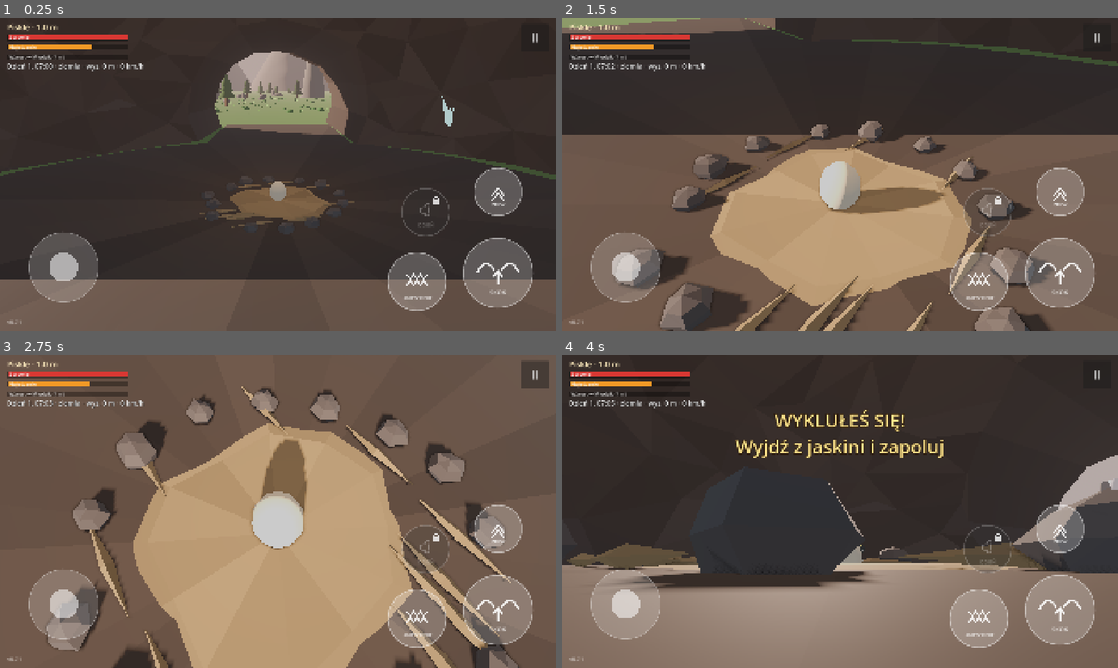
Above: before the commit, frames 1-4 (two rows, left to right).
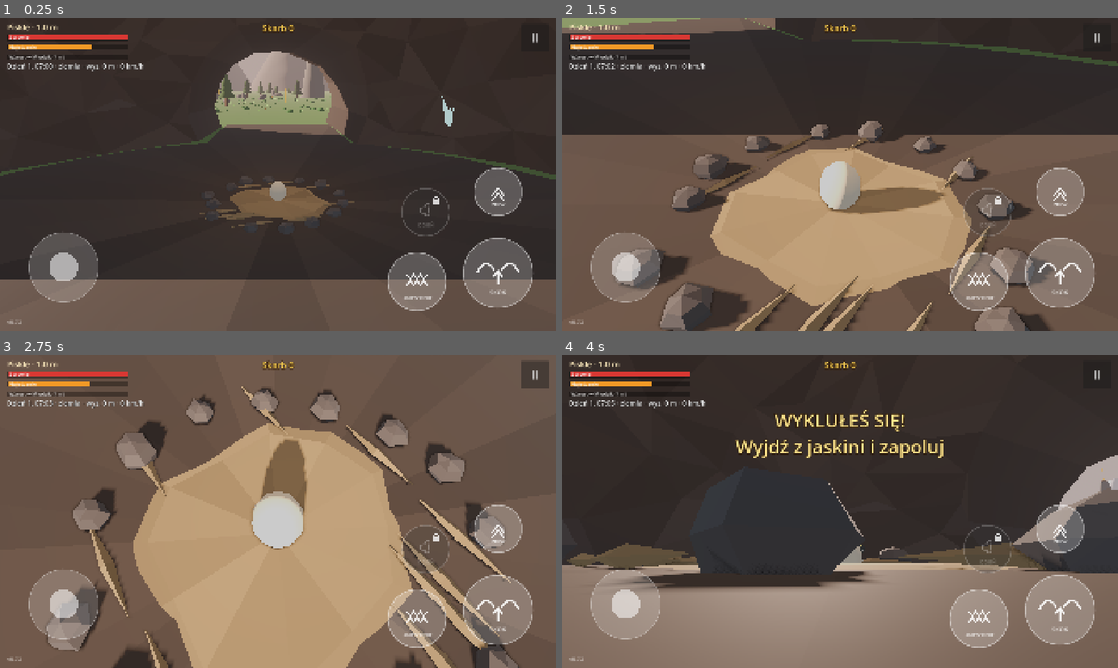
Above: after the commit, the same moments.

Repository: slota145/3d-dragon-game
Game: Godot game, scene res://scenes/boot.tscn
The game is run twice, just before and just after one commit, with the same random seed, the same clock (stepped at 60 frames per second) and the same inputs.
Inputs (mouse positions are in pixels of both pictures, inside the frame that each line leads up to):
- Up to frame 1 (0.25 s): no input
- Up to frame 2 (1.5 s): move the mouse to (962, 158) at 0.52 s; hold D (move_right) 0.53-1.25 s; tap F (bite) at 0.6 s; click (962, 158) at 0.67 s; tap Space (flap) at 0.77, 1.07 s; drag from (728, 190) to (812, 237) at 1.27 s
- Up to frame 3 (2.75 s): move the mouse to (333, 442) at 2.02 s; hold D (move_right) from 2.03 s (still down); tap E (cam_right) at 2.1 s
- Up to frame 4 (4 s): release D (move_right) at 2.75 s; drag from (812, 574) to (673, 464) at 2.77 s; move the mouse to (1006, 558) at 3.52 s; hold A (move_left) from 3.53 s (still down); tap R (fire) at 3.6 s; tap Space (flap) at 3.77 s

The runs differ from the first frame. In frame 1, less than 0.1% of the frame differs, in the area x 3-53%, y 2-98%; in frame 2, less than 0.1%; in frame 3, 0.1%, in the area x 3-53%, y 1-98%; in frame 4, less than 0.1%.

Commit message:
Złoto: znaleziska, skrytki na słupach, stos skarbu w legowisku (0.7.2); handoff
Co-Authored-By: Claude Opus 5.5 <noreply@anthropic.com>
Claude-Session: https://claude.ai/code/session_01Ves32BxAhBVxU1wfrWL8eZ

Diff:
--- a/project.godot
+++ b/project.godot
@@ -12,7 +12,7 @@
 
 config/name="3D Dragon Game"
 config/description="Gra o smoku w Godot 4 — prototyp."
-config/version="0.7.1"
+config/version="0.7.2"
 ; Numer zgodności „bazy” (APK/EXE). Podbij, gdy zmieniasz coś, czego łatka .pck nie przeniesie
 ; (input map, ustawienia projektu, eksportu, wersja silnika) — gracze dostaną wtedy pełną aktualizację.
 config/base_api=5
--- a/scripts/game/dragon_stats.gd
+++ b/scripts/game/dragon_stats.gd
@@ -44,6 +44,8 @@
 var stage: int = Stage.HATCHLING
 ## Siła lotu 0..100: machanie, zawis, zryw i start ją zużywają; odnawia się na ziemi.
 var stamina: float = 100.0
+## Złoto niesione przy sobie (odkłada się na stos w legowisku; po śmierci część przepada).
+var gold: int = 0
 var _regen_wait: float = 0.0
 ## Wzrost czekający na „strawienie” (m).
 var pending_growth: float = 0.0
@@ -145,6 +147,7 @@
 	health = float(data.get("health", 100.0))
 	hunger = float(data.get("hunger", 70.0))
 	stamina = float(data.get("stamina", 100.0))
+	gold = int(data.get("gold", 0))
 	size = clampf(float(data.get("size", start_size)), 0.5, max_size)
 	stage = stage_for(size)
 	size_changed.emit(size)
@@ -152,7 +155,7 @@
 
 func to_save() -> Dictionary:
 	return {"size": size, "pending_growth": pending_growth, "health": health, "hunger": hunger,
-		"stamina": stamina}
+		"stamina": stamina, "gold": gold}
 
 
 ## Natychmiastowa zmiana rozmiaru (narzędzia dewelopera): bez trawienia zaległego wzrostu.
--- /dev/null
+++ b/scripts/game/gold_finds.gd
@@ -0,0 +1,131 @@
+class_name GoldFinds
+extends Node3D
+## Złoto w świecie (przed pojawieniem się ludzi):
+## - błyszczące znaleziska na łące (monety, kielichy, korony) — co dzień nowe (ziarno = dzień),
+## - ukryte skrytki: skrzynie na szczytach skalnych słupów — jednorazowe, osiągalne tylko lotem.
+## Każde znalezisko ma świetlny słup (widać je z daleka na telefonie). Zbiera się je dotykiem.
+
+signal picked(value: int, item_name: String, where: Vector3)
+
+const ITEMS := {  # rodzaj: [siatka, nazwa, wartość min, wartość maks., skala]
+	"coins": ["Coin", "Monety", 4, 10, 1.6],
+	"goblet": ["Goblet", "Kielich", 15, 25, 1.4],
+	"crown": ["Crown", "Korona", 30, 45, 1.4],
+	"chest": ["Chest", "Skrzynia skarbów", 90, 160, 1.3],
+}
+
+@export var finds_per_day: int = 26
+@export var area: float = 150.0
+
+var dragon: DragonController
+## Znaleziska zebrane dzisiaj (id) i skrytki zebrane na zawsze (id) — zapisywane w save.
+var taken_today: Array = []
+var caches_taken: Array = []
+var _day: int = -1
+var _check_t: float = 0.0
+
+
+## Rozłóż znaleziska dnia `day` i skrytki na szczytach `cache_spots` (pomija już zebrane).
+func setup(day: int, cache_spots: Array[Vector3]) -> void:
+	for c in get_children():
+		c.queue_free()
+	if day != _day and _day != -1:
+		taken_today.clear()
+	_day = day
+	var rng := RandomNumberGenerator.new()
+	rng.seed = 7919 * day + 13
+	for i in finds_per_day:
+		var id := "d%d_%d" % [day, i]
+		var roll := rng.randf()
+		var kind := "coins" if roll < 0.65 else ("goblet" if roll < 0.9 else "crown")
+		var pos := Vector3(rng.randf_range(-area, area), 0.0, rng.randf_range(-area, area))
+		var value := rng.randi_range(ITEMS[kind][2], ITEMS[kind][3])
+		if Vector2(pos.x - Lair.POSITION.x, pos.z - Lair.POSITION.z).length() < Lair.RADIUS + 3.0:
+			continue
+		if not id in taken_today:
+			_spawn(id, kind, pos, value, rng.randf() * TAU)
+	for i in cache_spots.size():
+		var id := "cache_%d" % i
+		if not id in caches_taken:
+			_spawn(id, "chest", cache_spots[i], 90 + (i * 37) % 71, float(i))
+
+
+func _spawn(id: String, kind: String, pos: Vector3, value: int, yaw: float) -> void:
+	var item: Array = ITEMS[kind]
+	var root := Node3D.new()
+	root.name = id
+	root.position = pos
+	root.set_meta("value", value)
+	root.set_meta("label", item[1])
+	root.set_meta("cache", kind == "chest")
+	add_child(root)
+	var mi := MeshInstance3D.new()
+	mi.name = "Item"
+	mi.mesh = Treasure.mesh(item[0])
+	mi.scale = Vector3.ONE * float(item[4])
+	mi.rotation.y = yaw
+	if kind == "coins":  # kupka monet
+		for k in 5:
+			var c := MeshInstance3D.new()
+			c.mesh = mi.mesh
+			c.position = Vector3(cos(k * 1.3) * 0.18, 0.035 * k, sin(k * 1.3) * 0.18)
+			c.rotation = Vector3(0.2 * sin(k), k, 0.2 * cos(k))
+			mi.add_child(c)
+	root.add_child(mi)
+	# świetlny słup — złoto widać z daleka
+	var beam := MeshInstance3D.new()
+	var cyl := CylinderMesh.new()
+	cyl.top_radius = 0.03
+	cyl.bottom_radius = 0.16
+	cyl.height = 9.0 if kind == "chest" else 5.0
+	cyl.radial_segments = 6
+	cyl.rings = 1
+	var mat := StandardMaterial3D.new()
+	mat.shading_mode = BaseMaterial3D.SHADING_MODE_UNSHADED
+	mat.transparency = BaseMaterial3D.TRANSPARENCY_ALPHA
+	mat.albedo_color = Color(1.0, 0.72, 0.1, 0.55)  # zwykłe mieszanie — w dzień nie blednie do bieli
+	mat.cull_mode = BaseMaterial3D.CULL_DISABLED
+	cyl.material = mat
+	beam.mesh = cyl
+	beam.position.y = cyl.height / 2.0
+	beam.cast_shadow = GeometryInstance3D.SHADOW_CASTING_SETTING_OFF
+	root.add_child(beam)
+
+
+func _process(delta: float) -> void:
+	var t := Time.get_ticks_msec() / 1000.0
+	for f: Node3D in get_children():
+		var item := f.get_node_or_null("Item") as Node3D
+		if item:
+			item.rotation.y += delta * 0.8  # powolny obrót = błysk na ściankach
+			item.position.y = 0.15 + 0.1 * sin(t * 2.0 + f.position.x)
+	_check_t -= delta
+	if _check_t > 0.0 or not dragon:
+		return
+	_check_t = 0.1
+	var reach := 1.2 + dragon.stats.size * 0.3
+	var dp := dragon.global_position
+	for f: Node3D in get_children():
+		if f.is_queued_for_deletion():
+			continue
+		var d := f.global_position - dp
+		if Vector2(d.x, d.z).length() < reach + 0.5 and absf(d.y) < 2.0 + dragon.stats.size * 0.5:
+			_collect(f)
+
+
+func _collect(f: Node3D) -> void:
+	if f.get_meta("cache", false):
+		caches_taken.append(String(f.name))
+	else:
+		taken_today.append(String(f.name))
+	picked.emit(int(f.get_meta("value", 0)), String(f.get_meta("label", "")), f.global_position)
+	f.queue_free()
+
+
+## Do testów i narzędzi: lista pozostałych znalezisk.
+func remaining() -> Array[Node3D]:
+	var out: Array[Node3D] = []
+	for f: Node3D in get_children():
+		if not f.is_queued_for_deletion():
+			out.append(f)
+	return out
--- a/scripts/game/lair.gd
+++ b/scripts/game/lair.gd
@@ -14,6 +14,8 @@
 
 signal hatched
 
+## Stos skarbu przy tylnej ścianie komory.
+var pile: TreasurePile
 var _egg: MeshInstance3D
 var _shells: Node3D
 
@@ -24,6 +26,10 @@
 	var rock := model.find_child("Lair_Rock", true, false) as MeshInstance3D
 	if rock:
 		rock.create_trimesh_collision()
+	pile = TreasurePile.new()
+	pile.name = "TreasurePile"
+	pile.position = Vector3(0, 0, -9.5)
+	add_child(pile)
 	var light := OmniLight3D.new()  # ciepłe światło w komorze (gniazdo)
 	light.position = Vector3(0, 6, 0)
 	light.light_color = Color(1.0, 0.78, 0.5)
--- /dev/null
+++ b/scripts/game/treasure.gd
@@ -0,0 +1,42 @@
+class_name Treasure
+extends RefCounted
+## Siatki skarbów z assets/models/treasure.glb (generator: tools/blender/gen_treasure.py)
+## i wspólny „złoty” materiał (lekka emisja — złoto błyszczy także w ciemnej jaskini).
+
+const MODEL := "res://assets/models/treasure.glb"
+
+static var _meshes: Dictionary = {}
+
+
+## Siatka przedmiotu: "Coin", "Goblet", "Crown", "Chest", "Gem".
+static func mesh(item: String) -> Mesh:
+	if _meshes.is_empty():
+		var scene: Node = (load(MODEL) as PackedScene).instantiate()
+		for mi: MeshInstance3D in scene.find_children("*", "MeshInstance3D", true, false):
+			_meshes[String(mi.name).trim_prefix("Treasure_")] = _shine(mi.mesh)
+		scene.free()
+	return _meshes.get(item)
+
+
+## Złoto i klejnoty dostają metaliczność i delikatną emisję (widoczne z daleka i w jaskini).
+static func _shine(m: Mesh) -> Mesh:
+	m = m.duplicate()
+	for i in m.get_surface_count():
+		var mat := m.surface_get_material(i) as StandardMaterial3D
+		if mat == null:
+			continue
+		mat = mat.duplicate()
+		var n := mat.resource_name
+		if n.ends_with("Gold"):
+			mat.metallic = 0.7
+			mat.roughness = 0.35
+			mat.emission_enabled = true
+			mat.emission = Color(1.0, 0.7, 0.2)
+			mat.emission_energy_multiplier = 0.25
+		elif n.ends_with("Ruby") or n.ends_with("Emerald"):
+			mat.roughness = 0.2
+			mat.emission_enabled = true
+			mat.emission = mat.albedo_color
+			mat.emission_energy_multiplier = 0.4
+		m.surface_set_material(i, mat)
+	return m
--- /dev/null
+++ b/scripts/game/treasure_pile.gd
@@ -0,0 +1,84 @@
+class_name TreasurePile
+extends Node3D
+## Proceduralny stos skarbu w legowisku: złoty kopiec + monety (MultiMesh) + kielichy, korony
+## i klejnoty na wierzchu. Rośnie wraz ze złotem (promień ~ √złota), zawsze taki sam dla
+## tej samej ilości (stałe ziarno) — po wczytaniu gry wygląda identycznie.
+
+## Maksymalny promień stosu (m) — dalej rośnie już tylko w górę (komora ma ~17 m promienia).
+@export var max_radius: float = 6.0
+@export var max_coins: int = 2500
+
+var gold: int = 0
+
+var _mound: MeshInstance3D
+var _coins: MultiMeshInstance3D
+var _items: Node3D
+
+
+func _ready() -> void:
+	_mound = MeshInstance3D.new()
+	add_child(_mound)
+	_coins = MultiMeshInstance3D.new()
+	_coins.cast_shadow = GeometryInstance3D.SHADOW_CASTING_SETTING_OFF
+	add_child(_coins)
+	_items = Node3D.new()
+	add_child(_items)
+	set_gold(gold)
+
+
+## Promień i wysokość kopca dla danej ilości złota.
+func shape_for(amount: int) -> Vector2:
+	if amount <= 0:
+		return Vector2.ZERO
+	var r := 0.4 + 0.13 * sqrt(float(amount))
+	var h := r * 0.45
+	if r > max_radius:  # komora się kończy — stos rośnie w górę
+		h *= pow(r / max_radius, 1.5)
+		r = max_radius
+	return Vector2(r, h)
+
+
+func set_gold(amount: int) -> void:
+	gold = maxi(amount, 0)
+	if not is_inside_tree():
+		return
+	for c in _items.get_children():
+		c.queue_free()
+	var sh := shape_for(gold)
+	_mound.visible = gold >= 20
+	if _mound.visible:
+		var cone := CylinderMesh.new()
+		cone.top_radius = sh.x * 0.08
+		cone.bottom_radius = sh.x * 0.92
+		cone.height = sh.y * 0.9
+		cone.radial_segments = 12
+		cone.rings = 2
+		cone.material = Treasure.mesh("Coin").surface_get_material(0)
+		_mound.mesh = cone
+		_mound.position.y = cone.height / 2.0 - 0.05
+	var rng := RandomNumberGenerator.new()
+	rng.seed = 4242
+	var n := mini(max_coins, gold / 2 + mini(gold, 12))
+	var mm := MultiMesh.new()
+	mm.transform_format = MultiMesh.TRANSFORM_3D
+	mm.mesh = Treasure.mesh("Coin")
+	mm.instance_count = n
+	for i in n:
+		mm.set_instance_transform(i, _surface_xf(rng, sh, 1.0))
+	_coins.multimesh = mm
+	# większe przedmioty na wierzchu: co 40 złota jeden (maks. 40)
+	var specials := ["Goblet", "Crown", "Gem", "Gem", "Goblet"]
+	for i in mini(gold / 40, 40):
+		var mi := MeshInstance3D.new()
+		mi.mesh = Treasure.mesh(specials[i % specials.size()])
+		mi.transform = _surface_xf(rng, sh, 1.3 + rng.randf() * 0.4)
+		_items.add_child(mi)
+
+
+## Losowy punkt na powierzchni kopca z lekkim, losowym przechyłem.
+func _surface_xf(rng: RandomNumberGenerator, sh: Vector2, scale_k: float) -> Transform3D:
+	var r := sh.x * sqrt(rng.randf())
+	var a := rng.randf() * TAU
+	var y := sh.y * pow(1.0 - r / maxf(sh.x, 0.01), 1.3) if sh.x > 0.0 else 0.0
+	var tilt := Basis(Vector3(cos(a), 0, sin(a)), rng.randf_range(-0.6, 0.6)) * Basis(Vector3.UP, rng.randf() * TAU)
+	return Transform3D(tilt.scaled(Vector3.ONE * scale_k), Vector3(cos(a) * r, y, sin(a) * r))
--- a/scripts/game/world.gd
+++ b/scripts/game/world.gd
@@ -9,8 +9,15 @@
 ## Ile najedzenia „zjada” noc snu.
 @export var sleep_hunger_cost: float = 15.0
 
+## Część niesionego złota tracona przy śmierci.
+@export var death_gold_loss: float = 0.5
+
 ## Numer dnia (rośnie przy każdym śnie).
 var day: int = 1
+## Złoto na stosie w legowisku (skarb).
+var treasure: int = 0
+var _finds: GoldFinds
+var _gold_label: Label
 var _lair: Lair
 var _day_night: DayNight
 var _sleeping: bool = false
@@ -42,7 +49,15 @@
 	_day_night.paused = not use_save  # testy: stałe południe/poranek
 	add_child(_day_night)
 	_day_night.set_hour(8.0)
-	_day_night.midnight.connect(func() -> void: day += 1)
+	_day_night.midnight.connect(func() -> void:
+		day += 1
+		_finds.setup(day, ($Props as Node).pillar_tops))
+	_finds = GoldFinds.new()
+	_finds.name = "GoldFinds"
+	_finds.dragon = _player
+	add_child(_finds)
+	_finds.picked.connect(_on_gold_picked)
+	_build_gold_label()
 	_day_night.dusk.connect(func() -> void:
 		if not _lair.is_inside(_player.global_position):
 			_toast("Zapada zmrok — wróć do legowiska i prześpij noc"))
@@ -77,6 +92,8 @@
 	_player.launched.connect(func() -> void: DustBurst.spawn(self, _player.global_position, 1.4 * _player.size_k()))
 	_player.landed.connect(_on_landed)
 	_player.dashed.connect(func() -> void: _flash = 1.0)
+	_finds.setup(day, ($Props as Node).pillar_tops)
+	_lair.pile.set_gold(treasure)
 	if _intro:
 		_play_intro()
 
@@ -101,6 +118,9 @@
 func _load_game(data: Dictionary) -> void:
 	day = int(data.get("day", 1))
 	_day_night.set_hour(float(data.get("hour", 8.0)))
+	treasure = int(data.get("treasure", 0))
+	_finds.taken_today = data.get("finds_taken", [])
+	_finds.caches_taken = data.get("caches_taken", [])
 	_player.stats.restore(data.get("stats", {}))
 	_lair.show_shells()
 	var p: Array = data.get("pos", [])
@@ -117,7 +137,8 @@
 	if not use_save or _intro or _player.stats.health <= 0.0:
 		return
 	var pos := _player.global_position
-	SaveGame.write({"day": day, "hour": _day_night.hour, "stats": _player.stats.to_save(), "pos": [pos.x, pos.y, pos.z],
+	SaveGame.write({"day": day, "hour": _day_night.hour, "treasure": treasure,
+		"finds_taken": _finds.taken_today, "caches_taken": _finds.caches_taken, "stats": _player.stats.to_save(), "pos": [pos.x, pos.y, pos.z],
 		"yaw": _player.rotation.y, "version": GameVersion.current()})
 
 
@@ -151,6 +172,42 @@
 		get_tree().create_timer(3.5).timeout.connect(func() -> void:
 			_toast("Ugryzienie: poluj na króliki"))
 		save_game())
+
+
+# --- Złoto -------------------------------------------------------------------------
+
+func _build_gold_label() -> void:
+	_gold_label = Label.new()
+	_gold_label.set_anchors_preset(Control.PRESET_CENTER_TOP)
+	_gold_label.offset_left = -300
+	_gold_label.offset_right = 300
+	_gold_label.offset_top = 14
+	_gold_label.horizontal_alignment = HORIZONTAL_ALIGNMENT_CENTER
+	_gold_label.add_theme_font_size_override("font_size", 30)
+	_gold_label.add_theme_color_override("font_color", Color(1.0, 0.84, 0.35))
+	_gold_label.add_theme_color_override("font_outline_color", Color(0.2, 0.1, 0.0, 0.9))
+	_gold_label.add_theme_constant_override("outline_size", 8)
+	_hud.add_child(_gold_label)
+
+
+func _on_gold_picked(value: int, item_name: String, where: Vector3) -> void:
+	_player.stats.gold += value
+	_toast("%s · +%d złota" % [item_name, value])
+	DustBurst.spawn(self, where, 0.4, Color(1.0, 0.82, 0.3))
+
+
+func _update_gold() -> void:
+	var carried := _player.stats.gold
+	# odłóż niesione złoto na stos, gdy smok jest w komorze legowiska
+	if carried > 0 and not _intro and _lair.is_inside(_player.global_position):
+		treasure += carried
+		_player.stats.gold = 0
+		_lair.pile.set_gold(treasure)
+		_toast("+%d złota na stosie! Skarb: %d" % [carried, treasure])
+		DustBurst.spawn(self, _lair.pile.global_position, 0.8, Color(1.0, 0.82, 0.3))
+		save_game()
+		carried = 0
+	_gold_label.text = ("Złoto %d  ·  " % carried if carried > 0 else "") + "Skarb %d" % treasure
 
 
 # --- Sen w legowisku -------------------------------------------------------------
@@ -193,6 +250,7 @@
 		if _day_night.hour >= 7.0:
 			day += 1  # po północy dzień już się zmienił — śpisz tylko do rana
 		_day_night.set_hour(7.0)
+		_finds.setup(day, ($Props as Node).pillar_tops)  # nowy dzień — nowe znaleziska
 		var st := _player.stats
 		st.health = 100.0
 		st.stamina = 100.0
@@ -246,6 +304,10 @@
 	_player.velocity = Vector3.ZERO
 	_player.reset_physics_interpolation()  # teleport — bez „przelotu” interpolacji
 	_player.stats.revive(60.0, 45.0)
+	var lost := int(ceil(_player.stats.gold * death_gold_loss))
+	if lost > 0:
+		_player.stats.gold -= lost
+		get_tree().create_timer(2.5).timeout.connect(func() -> void: _toast("Zgubiłeś %d złota" % lost))
 	save_game()
 
 
@@ -282,6 +344,7 @@
 	status.text = "Dzień %d, %s · %s · wys. %d m · %d km/h" % [day, _day_night.clock_text(), mode, int(_player.global_position.y),
 		int(v.length() * 3.6)]
 	_sleep_button.visible = can_sleep()
+	_update_gold()
 	if use_save and not _intro:
 		_autosave_t += delta
 		if _autosave_t >= autosave_interval:
--- a/scripts/game/world_props.gd
+++ b/scripts/game/world_props.gd
@@ -13,6 +13,9 @@
 @export var grass_count: int = 3500
 @export var flower_count: int = 1200
 @export var bush_count: int = 220
+
+## Szczyty skalnych słupów (globalnie) — tam leżą ukryte skrytki ze złotem (tylko dla latających).
+var pillar_tops: Array[Vector3] = []
 
 
 func _ready() -> void:
@@ -37,7 +40,8 @@
 		var pillar_pos := Vector3(cos(ang), 0, sin(ang)) * dist
 		if _in_lair(pillar_pos, 15.0):
 			continue
-		_add_peak(Vector3(cos(ang), 0, sin(ang)) * dist, h, rng.randf_range(6.0, 11.0), mountain_mats[0], null, rng)
+		_add_peak(pillar_pos, h, rng.randf_range(6.0, 11.0), mountain_mats[0], null, rng)
+		pillar_tops.append(global_position + pillar_pos + Vector3.UP * h)
 	_add_ground_details(rng)
 	for i in count:
 		var pos := Vector3(rng.randf_range(-area, area), 0.0, rng.randf_range(-area, area))
--- a/tools/test_lair.gd
+++ b/tools/test_lair.gd
@@ -94,6 +94,55 @@
 	_check(player.global_position.distance_to(lair.nest_position()) < 1.0, "odrodzenie w gnieździe")
 	_check(absf(player.stats.size - 2.5) < 0.05, "rozmiar zachowany (%.2f m)" % player.stats.size)
 
+	print("7) Złoto: zbieranie, niesienie, stos w legowisku, utrata przy śmierci")
+	var finds: GoldFinds = world.get_node("GoldFinds")
+	var all := finds.remaining()
+	var caches := all.filter(func(f: Node3D) -> bool: return f.get_meta("cache", false))
+	_check(all.size() > 10, "znaleziska na łące: %d" % all.size())
+	_check(caches.size() > 0, "skrytki na skalnych słupach: %d" % caches.size())
+	var top_ok := true
+	for c: Node3D in caches:
+		top_ok = top_ok and c.global_position.y > 10.0
+	_check(top_ok, "skrytki leżą wysoko (tylko dla latających)")
+	var find: Node3D = all.filter(func(f: Node3D) -> bool: return not f.get_meta("cache", false))[0]
+	var value: int = find.get_meta("value")
+	(world.get_node("DayNight") as DayNight).set_hour(11.0)
+	player.global_position = find.global_position + Vector3(0, 0, 7)
+	player.rotation.y = PI  # pyskiem do znaleziska
+	player.reset_physics_interpolation()
+	world.get_node("FollowCamera").snap_behind()
+	await _seconds(1.0)
+	await _shot("gold_find.png")
+	player.global_position = find.global_position
+	player.reset_physics_interpolation()
+	await _seconds(0.5)
+	_check(player.stats.gold == value, "zebrane: %d złota (niesione)" % player.stats.gold)
+	_check(not is_instance_valid(find) or find.is_queued_for_deletion(), "znalezisko znikło")
+	player.global_position = lair.nest_position()
+	player.reset_physics_interpolation()
+	await _seconds(0.5)
+	_check(player.stats.gold == 0 and world.treasure == value, "odłożone na stos: skarb %d" % world.treasure)
+	var pile: TreasurePile = lair.pile
+	world.treasure = 1500
+	pile.set_gold(1500)
+	player.rotation.y = 0.0
+	world.get_node("FollowCamera").snap_behind()
+	player.global_position = lair.nest_position() + Vector3(0, 0, 4)
+	player.rotation.y = PI
+	player.reset_physics_interpolation()
+	world.get_node("FollowCamera").snap_behind()
+	await _seconds(1.5)
+	await _shot("lair_pile.png")
+	player.global_position = Lair.POSITION + Vector3(0, 0, 70)
+	player.reset_physics_interpolation()
+	player.stats.gold = 40
+	player.stats.damage(1000.0)
+	await _frames(3)
+	# połowa przepada, reszta trafia na stos (budzisz się w legowisku)
+	_check(world.treasure == 1520, "śmierć: połowa z 40 złota przepada, 20 na stos (skarb %d)" % world.treasure)
+	world.save_game()
+	_check(int(SaveGame.load_data().get("treasure", 0)) == 1520, "skarb w zapisie")
+
 	SaveGame.delete()
 	print("WYNIK: ", "OK" if _fails == 0 else "%d błędów" % _fails)
 	quit(1 if _fails else 0)
Binary file added: assets/models/treasure.glb
Not shown, added: assets/models/treasure.glb.import
Not shown, added: scripts/game/gold_finds.gd.uid
Not shown, added: scripts/game/treasure.gd.uid
Not shown, added: scripts/game/treasure_pile.gd.uid
Not shown, changed: CLAUDE.md
Not shown, changed: ROADMAP.md
Not shown, changed: docs/SESSION_HANDOFF.md
